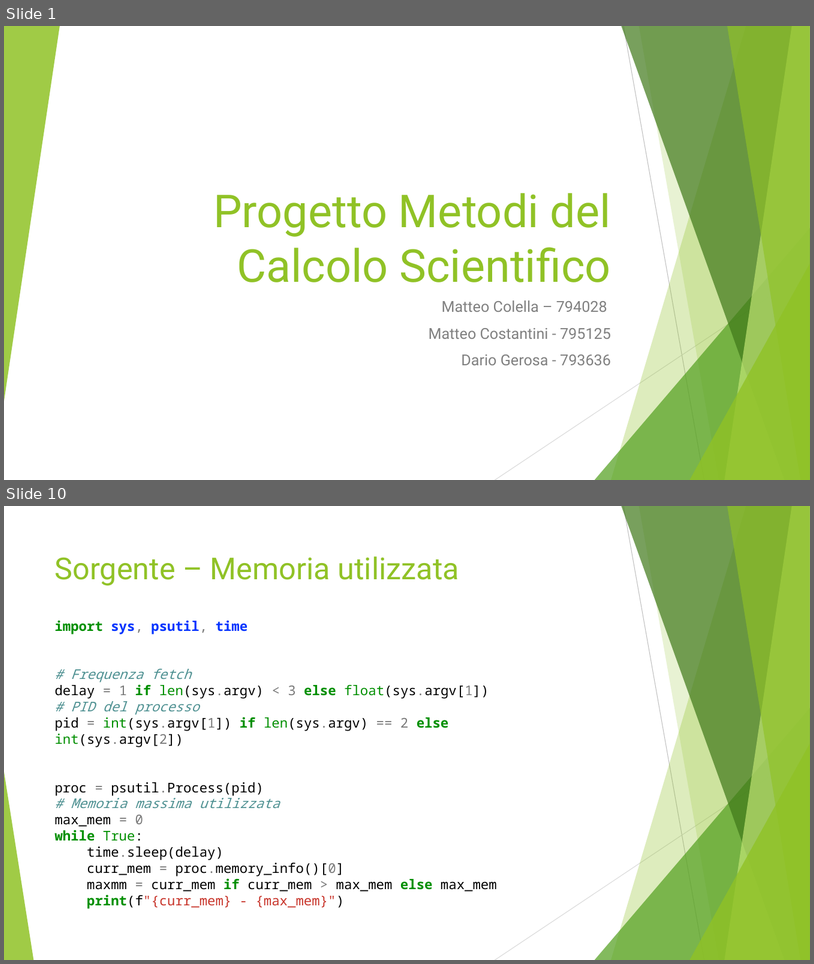
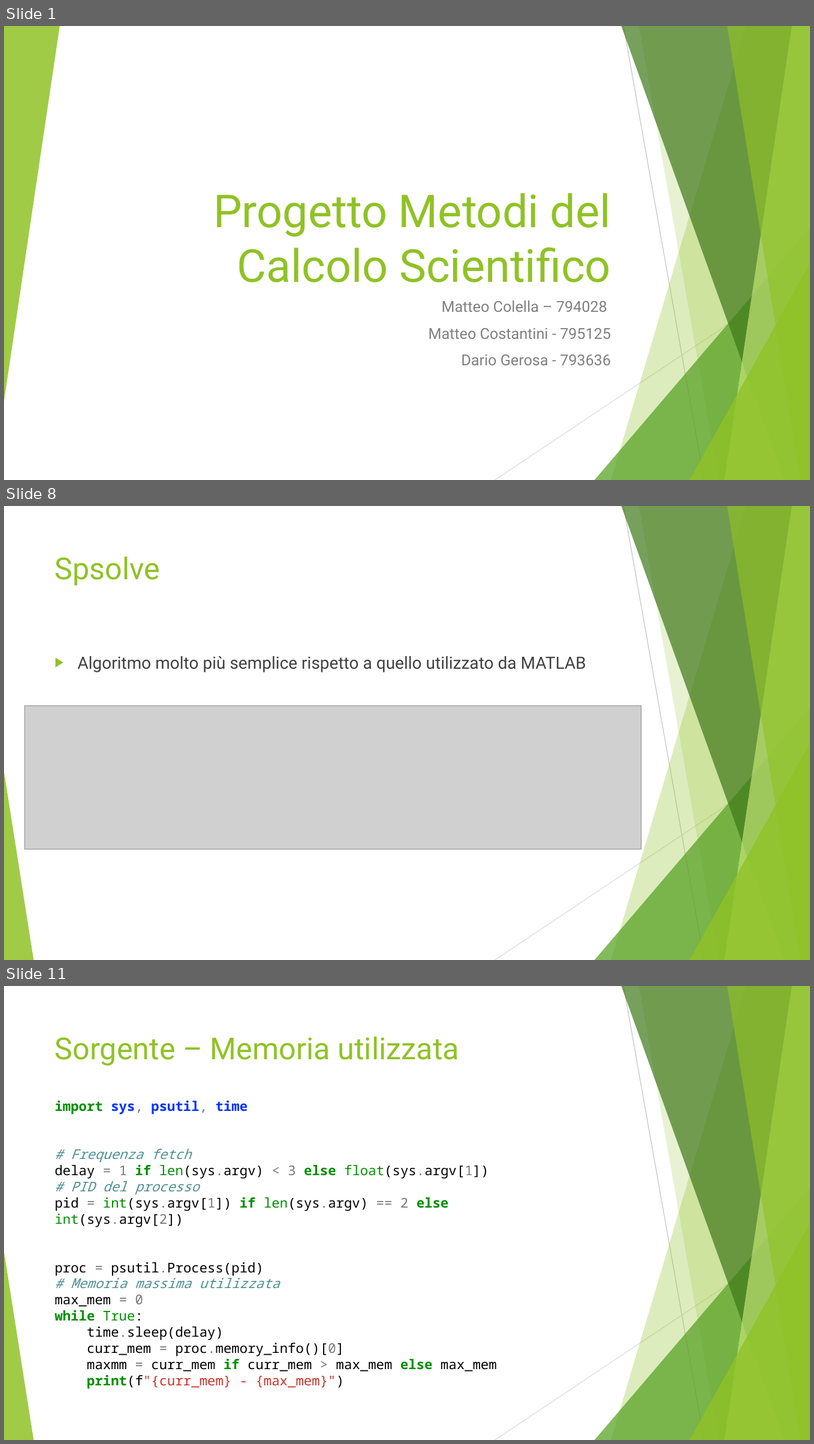
Before and after one commit to CostantiniMatteo/progetto-mcs, a slide deck: presentazione.pptx. Shown one above the other, each under a label of ours: slides 1 and 10 before the commit, slides 1, 8 and 11 after it; the slides between them are not shown. The pictures are 814x964 and 814x1444 pixels, drawn with LibreOffice and Linux fonts; fonts in the diff are those of the drawing; grey boxes stand for pictures. Boxes give left, top, right and bottom in pixels: in the first picture for what was removed or moved away, otherwise in the second. Text is boxed around its words. In the diff, an @@ line names an element or a change of style, - is before the commit and + after.

```diff
--- a/presentazione.pptx
+++ b/presentazione.pptx
@@ slide 8 added at [4,506,810,960], background #FFFFFF; not listed: 10 template elements that a slide beside it also shows @@
@@ title added at [55,556,161,586], 36 pt, text #90C226 @@
+Spsolve
@@ text added at [78,656,587,672], 20 pt, text #404040 @@
+▶ Algoritmo molto più semplice rispetto a quello utilizzato da MATLAB
@@ picture added at [24,706,641,849] @@
@@ what was slide 10 is now slide 11 @@
```
Also in this commit, not shown: 8 slides changed, 2 other slides added, 1 slide removed.
